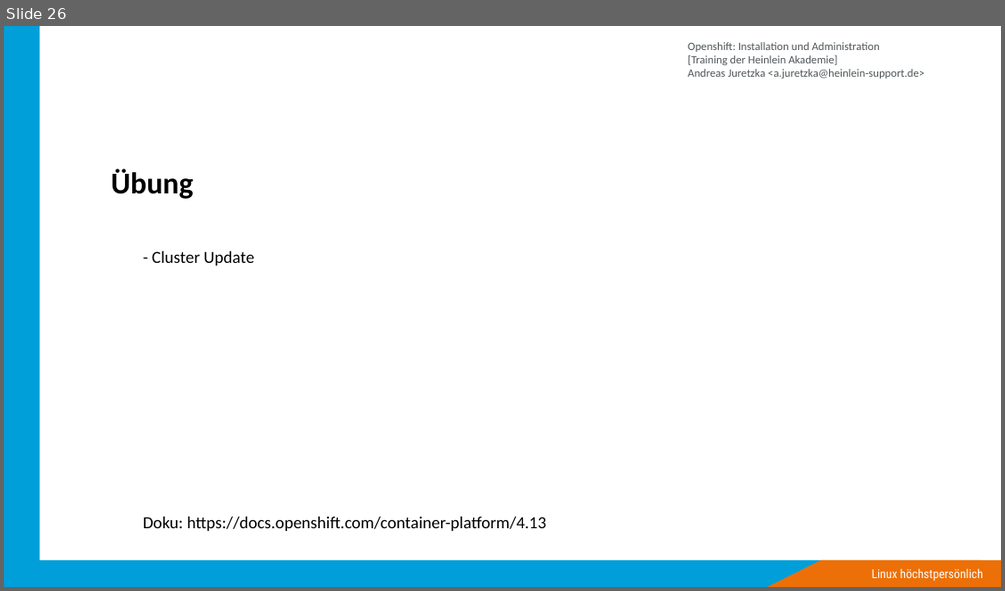
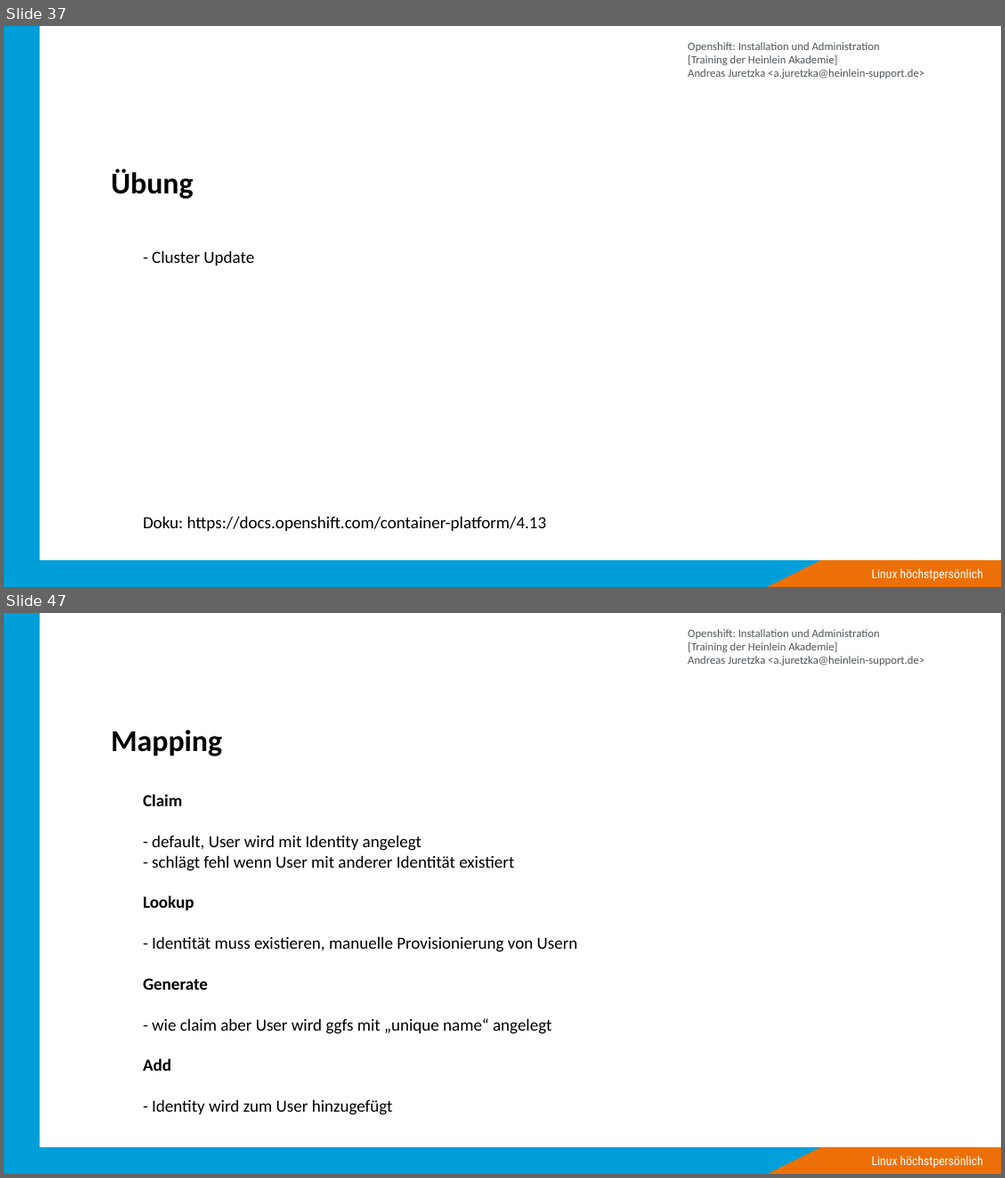
Before and after one commit to ajayten/openshift-kurs-folien, a slide deck: kurs-folien.odp. Shown one above the other, each under a label of ours: slide 26 before the commit, slides 37 and 47 after it; the slides between them are not shown. The pictures are 1005x591 and 1005x1178 pixels, drawn with LibreOffice and Linux fonts; fonts in the diff are those of the drawing; background and template pictures are left out. Boxes give left, top, right and bottom in pixels: in the first picture for what was removed or moved away, otherwise in the second. Text is boxed around its words. In the diff, an @@ line names an element or a change of style, - is before the commit and + after.

```diff
--- a/kurs-folien.odp
+++ b/kurs-folien.odp
@@ slide 47 added at <box>4,613,1001,1174</box>, background #FFFFFF; not listed: 5 template elements that a slide beside it also shows @@
@@ title added at <box>111,730,222,756</box>, 32 pt, text #000000, bold @@
+Mapping
@@ text added at <box>143,794,578,1115</box>, 18 pt, text #000000 @@
+Claim
+- default, User wird mit Identity angelegt
+- schlägt fehl wenn User mit anderer Identität existiert
+Lookup
+- Identität muss existieren, manuelle Provisionierung von Usern
+Generate
+- wie claim aber User wird ggfs mit „unique name“ angelegt
+Add
+- Identity wird zum User hinzugefügt
@@ what was slide 26 is now slide 37 @@
```
Also in this commit, not shown: 10 slides changed, 48 other slides added, 6 slides removed, 1 other file.
